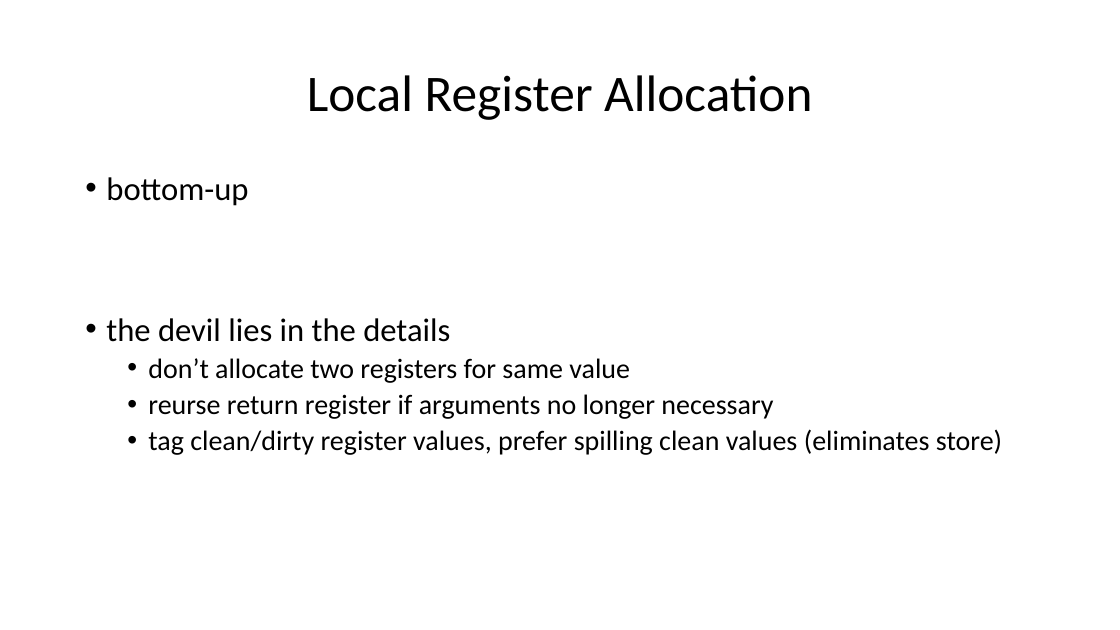
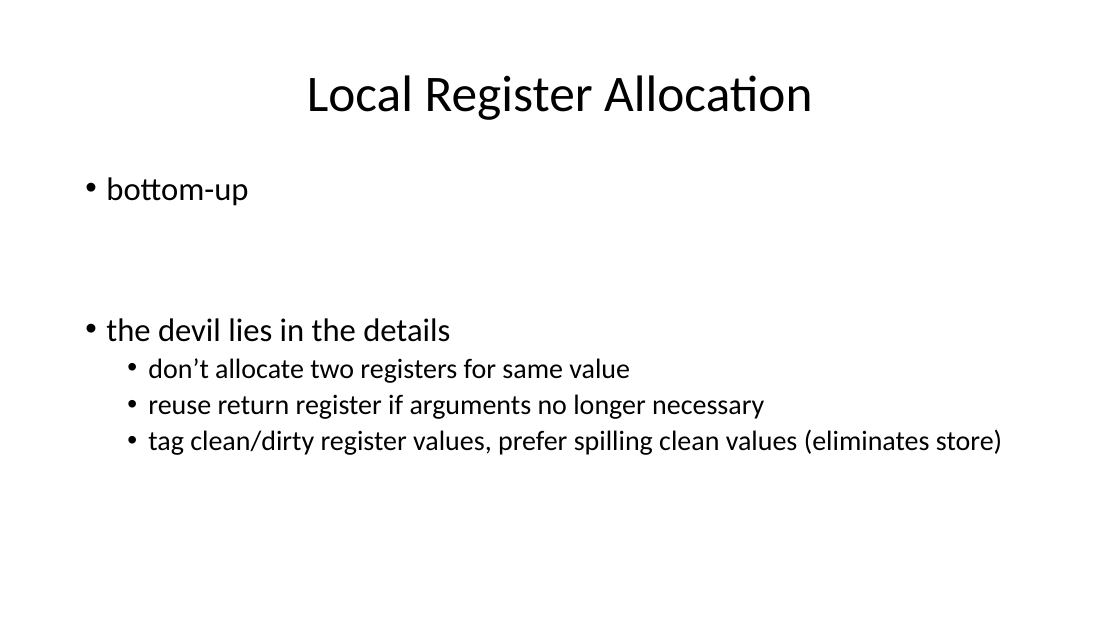
Before and after one commit to ganoliz/NI-GEN, a slide deck: slide 32 of media/NI-GEN-8.pptx. Drawn at 1120x630 pixels with LibreOffice and Linux fonts; fonts in the diff are those of the drawing. Boxes give left, top, right and bottom in pixels: in the first picture for what was removed or moved away, otherwise in the second. Text is boxed around its words. In the diff, an @@ line names an element or a change of style, - is before the commit and + after.

```diff
--- a/media/NI-GEN-8.pptx
+++ b/media/NI-GEN-8.pptx
@@ text at (148, 394, 764, 419): text changed @@
-  • reurse return register if arguments no longer necessary
+  • reuse return register if arguments no longer necessary
```
Also in this commit, not shown: 1 other slide changed, 17 slides added, 5 other files.
